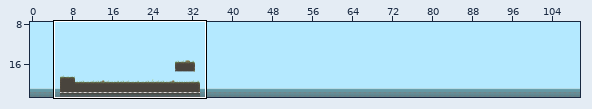
Two versions of a level (Tiled map, src/tiled/level5.tmx). The first picture is a wide view before the edit; the outline marks the close-up.
Close-up. Before the edit:
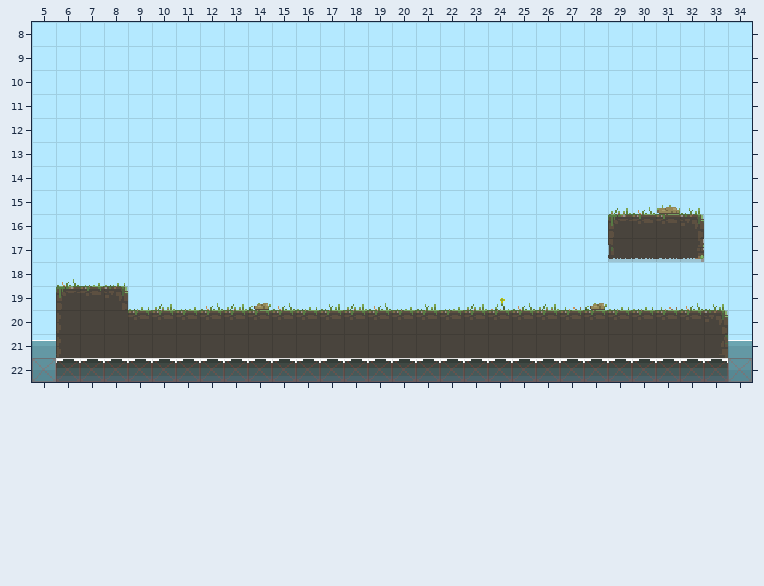
Cells are 16x16 px. Shown: x 5..34, y 8..22. Tiles whose own drawing changed are shown in their newer look in all pictures.
After the commit:
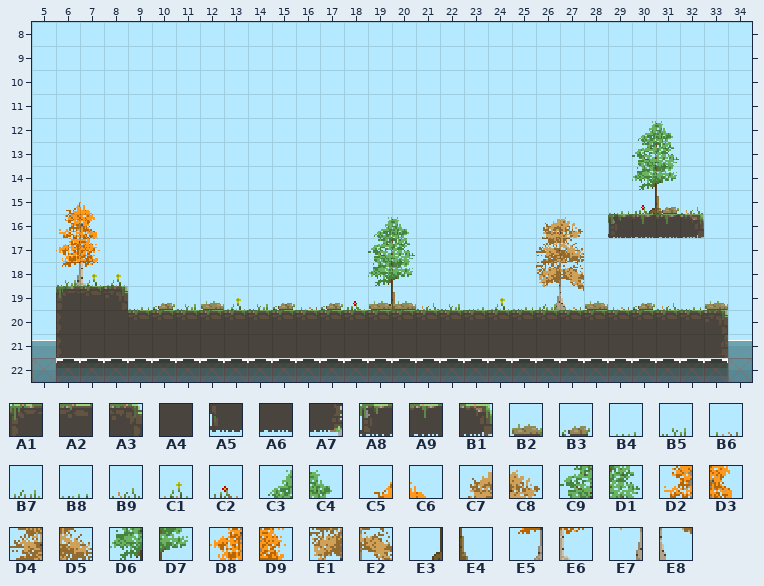
Key: from "TilesetForest": A1 0, A2 1, A3 2, A4 17, A5 32, A6 33, A7 34, A8 48, A9 49, B1 50, B2 86, B3 87, B4 100, B5 101, B6 102, B7 103, B8 116, B9 117, C1 118, C2 119; from "TilesetTrees": C3 0, C4 1, C5 2, C6 3, C7 14, C8 15, C9 16, D1 17, D2 18, D3 19, D4 30, D5 31, D6 32, D7 33, D8 34, D9 35, E1 46, E2 47, E3 48, E4 49, E5 50, E6 51, E7 62, E8 63.
__ is an empty cell.
See-through tiles are keyed as they look on the map.
From old to new:
Layer "Ground":
Tile A1 gives way to tile A8 in row 16 at x 29.
Tile A2 gives way to tile A9 in row 16 at x 30 to 31.
Tile A3 gives way to tile B1 in row 16 at x 32.
The author cleared tile A5 in row 17 at x 29.
The author cleared tile A6 in row 17 at x 30 to 31.
The author cleared tile A7 in row 17 at x 32.
Layer "Colliders":
The author cleared tile A4 in row 17 at x 29 to 32.
Layer "Trees":
The edit adds tile C3 in row 12 at x 30; in row 16 at x 19.
The edit adds tile C4 in row 12 at x 31; in row 16 at x 20.
The edit adds tile C5 in row 15 at x 6.
The edit adds tile C6 in row 15 at x 7.
The edit adds tile C7 in row 16 at x 26.
The edit adds tile C8 in row 16 at x 27.
The edit adds tile C9 in row 13 at x 30; in row 17 at x 19.
The edit adds tile D1 in row 13 at x 31; in row 17 at x 20.
The edit adds tile D2 in row 16 at x 6.
The edit adds tile D3 in row 16 at x 7.
The edit adds tile D4 in row 17 at x 26.
The edit adds tile D5 in row 17 at x 27.
The edit adds tile D6 in row 14 at x 30; in row 18 at x 19.
The edit adds tile D7 in row 14 at x 31; in row 18 at x 20.
The edit adds tile D8 in row 17 at x 6.
The edit adds tile D9 in row 17 at x 7.
The edit adds tile E1 in row 18 at x 26.
The edit adds tile E2 in row 18 at x 27.
The edit adds tile E3 in row 15 at x 30; in row 19 at x 19.
The edit adds tile E4 in row 15 at x 31; in row 19 at x 20.
The edit adds tile E5 in row 18 at x 6.
The edit adds tile E6 in row 18 at x 7.
The edit adds tile E7 in row 19 at x 26.
The edit adds tile E8 in row 19 at x 27.
Layer "Grass":
Tile B3 gives way to tile B2 in row 19 at x 28.
Tile B4 gives way to tile B2 in row 19 at x 20.
Tile B5 gives way to tile B2 in row 19 at x 33.
Tile B9 gives way to tile B2 in row 19 at x 12 and 19.
Tile B2 gives way to tile B3 in row 15 at x 31.
Tile B5 gives way to tile B3 in row 19 at x 17.
Tile B7 gives way to tile B3 in row 19 at x 10.
Tile B8 gives way to tile B3 in row 19 at x 30.
Tile B9 gives way to tile B3 in row 19 at x 15.
Tile B7 gives way to tile B4 in row 19 at x 23.
Tile B3 gives way to tile B5 in row 19 at x 14.
Tile B4 gives way to tile B5 in row 19 at x 11 and 22.
Tile B9 gives way to tile B5 in row 18 at x 6.
Tile B8 gives way to tile B6 in row 19 at x 16 and 29.
Tile B7 gives way to tile B8 in row 15 at x 29.
Tile B9 gives way to tile B8 in row 19 at x 25 and 32.
Tile B5 gives way to tile B9 in row 15 at x 32; in row 19 at x 21.
Tile B6 gives way to tile B9 in row 19 at x 31.
Tile B4 gives way to tile C1 in row 18 at x 7.
Tile B7 gives way to tile C1 in row 19 at x 13.
Tile B8 gives way to tile C1 in row 18 at x 8.
Tile B7 gives way to tile C2 in row 19 at x 18.
Tile B9 gives way to tile C2 in row 15 at x 30.
